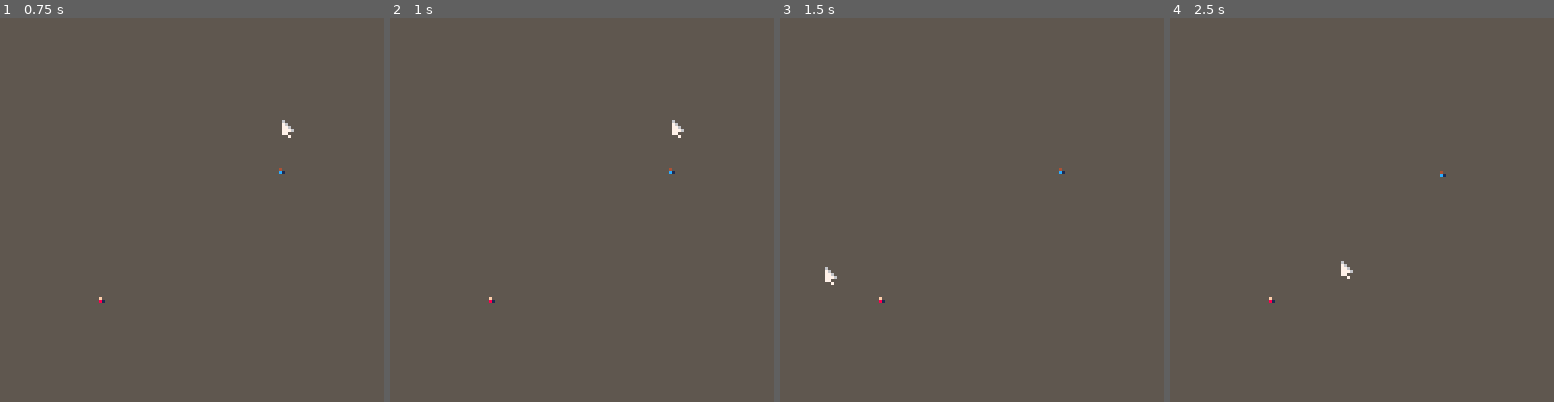
Above: before the commit, frames 1-4 (left to right).
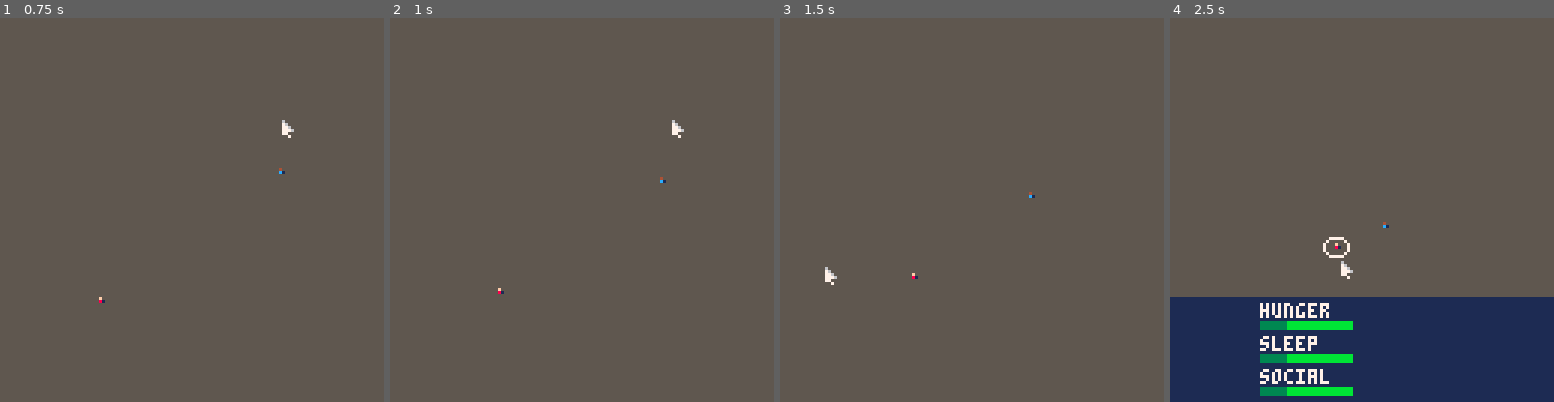
Above: after the commit, the same moments.

Repository: Grouflon/NO
Game: PICO-8 cartridge no.p8
The game is run twice, just before and just after one commit, with the same random seed, the same clock (stepped at 60 frames per second) and the same inputs.
Inputs (mouse positions are in pixels of both pictures, inside the frame that each line leads up to):
- Up to frame 1 (0.75 s): click (280, 121) at 0.67 s; tap O (Z key) at 0.7 s
- Up to frame 2 (1 s): no input
- Up to frame 3 (1.5 s): click (826, 267) at 1.22 s
- Up to frame 4 (2.5 s): tap O (Z key) at 1.7, 2.1 s; click (1277, 114) at 1.77 s; click (1342, 259) at 2.32 s

Frame 1 is identical in both runs. In frame 2, less than 0.1% of the frame differs, in the area x 25-75%, y 39-75%; in frame 3, less than 0.1%; in frame 4, 28%, in the area x 0-100%, y 39-100%.

Commit message:
pin ui when chating

Diff:
--- a/game.lua
+++ b/game.lua
@@ -3,6 +3,7 @@
 --constants
 skin_color={4,15}
 clothes_color={2,3,8,10,11,12,14}
+talk_anim={2,2,3,2,6,2,3,2,6,2,0,4,5,7,5,7,5,7,0,0}
 
 agent_count=2
 wait_range={1*60,4*60}
@@ -12,6 +13,7 @@
 --variables
 agents={}
 actions={}
+pins={}
 
 m_pos=vec2()
 m_pressed={false,false}
@@ -28,6 +30,7 @@
 		agents=_agents or {},
 		args={_p0,_p1,_p2,_p3},
 		alive=true,
+		stop_f=nil,
 	}
 	foreach(_agents,function(_a)
 		add(_a.actions,_act)
@@ -45,7 +48,7 @@
 
 function action_update(_act)
 	if (not _act) return
-	coresume(_act.co,_act.agents,_act.args[1],_act.args[2],_act.args[3],_act.args[4])
+	coresume(_act.co,_act,_act.args[1],_act.args[2],_act.args[3],_act.args[4])
 	if (action_isalive(_act)) return
 
 	action_stop(_act)
@@ -53,6 +56,7 @@
 
 function action_stop(_act)
 	if (not _act) return
+	if (_act.stop_f) _act.stop_f(_act)
 	foreach(_act.agents,function(_a) del(_a.actions,_act) end)
 	del(actions,_act)
 	_act.alive=false
@@ -60,8 +64,8 @@
 
 --AGENT
 function agent_goto(_a,_target,_speed)
-	local _f=function(_agents,_target,_speed)
-		local _a=_agents[1]
+	local _f=function(_act,_target,_speed)
+		local _a=_act.agents[1]
 		_speed=_speed or wander_speed
 		_target=_target:copy()
 		local _origin=_a.pos:copy()
@@ -83,7 +87,7 @@
 end
 
 function agent_wait(_a,_time)
-	local _f=function(_agents,_time)
+	local _f=function(_act,_time)
 		local _timer=_time
 		while(_timer>0) do
 			_timer-=1
@@ -94,7 +98,29 @@
 end
 
 function agent_chat(_a1,_a2,_time)
-
+	local _f=function(_act,_time)
+		local _a1,a2=_act.agents[1], _act.agents[2]
+		local _delta=_a2.pos-_a1.pos
+		local _meet_pos=_a1.pos+_delta*0.5
+		local _goto1=agent_goto(_a1,_meet_pos-vec2(3,0),order_speed)
+		local _goto2=agent_goto(_a2,_meet_pos+vec2(3,0),order_speed)
+		while(action_isalive(_goto1) and action_isalive(_goto2)) do
+			yield()
+		end
+
+		_act.pin=pin_create(_meet_pos.x,_meet_pos.y-3,1,talk_anim)
+		local _wait1=agent_wait(_a1,_time)
+		local _wait2=agent_wait(_a2,_time)
+		while(action_isalive(_wait1) and action_isalive(_wait2)) do
+			yield()
+		end
+	end
+
+	local _act=action_create(_f,{_a1,_a2},_time)
+	_act.stop_f=function(_act)
+		if (_act.pin) pin_destroy(_act.pin)
+	end
+	return _act
 end
 
 function agent(_id,_pos)
@@ -164,6 +190,41 @@
 	print(_name,_x,_y-6,7)
 end
 
+function pin_create(_x,_y,_c,_anim)
+	local _p={
+		pos=vec2(_x,_y),
+		col=_c,
+		anim=_anim,
+		anim_i=0,
+		anim_t=0,
+	}
+	add(pins,_p)
+	return _p
+end
+
+function pin_destroy(_p)
+	del(pins, _p)
+end
+
+function pin_draw(_p)
+	local _x,_y=_p.pos.x,_p.pos.y
+	local _c=_p.col
+	local _circy=_y-6
+	local _r=4
+	circfill(_x,_circy,_r,_c)
+	spr(_p.anim[_p.anim_i+1],_x-2,_circy-2)
+	--line(_x-2,_y-3,_x+2,_y-3,_c)
+	line(_x-2,_y-2,_x+2,_y-2,_c)
+	line(_x-1,_y-1,_x+1,_y-1,_c)
+	pset(_x,_y,_c)
+
+	_p.anim_t+=1
+	if (_p.anim_t==9) then
+		_p.anim_t=0
+		_p.anim_i=(_p.anim_i+1)%#_p.anim
+	end
+end
+
 -- SYSTEM
 function _init()
 	printh("-----INIT-----")
@@ -222,6 +283,11 @@
 		agent_goto(selected,m_pos,order_speed)
 		selected.mode=0
 		sfx(0)
+	end
+	if (btn(4)) then
+		agent_stop_actions(agents[1])
+		agent_stop_actions(agents[2])
+		agent_chat(agents[1], agents[2],4*60)
 	end
 
 	-- actions
@@ -268,6 +334,9 @@
 	-- agents
 	foreach(agents, agent_draw)
 
+	-- pins
+	foreach(pins, pin_draw)
+
 	-- panel
 	if (selected) panel_draw(selected, 35)
 
--- a/no.p8
+++ b/no.p8
@@ -5,11 +5,11 @@
 #include game.lua
 
 __gfx__
-00000000060000000000000000000000000000000000000000000000000000000000000000000000000000000000000000000000000000000000000000000000
-00000000076000000000000000000000000000000000000000000000000000000000000000000000000000000000000000000000000000000000000000000000
-00700700077600000000000000000000000000000000000000000000000000000000000000000000000000000000000000000000000000000000000000000000
-00077000077760000000000000000000000000000000000000000000000000000000000000000000000000000000000000000000000000000000000000000000
-00077000077000000000000000000000000000000000000000000000000000000000000000000000000000000000000000000000000000000000000000000000
-00700700000700000000000000000000000000000000000000000000000000000000000000000000000000000000000000000000000000000000000000000000
+00000000060000000777000007770000077700000777000007770000077700000000000000000000000000000000000000000000000000000000000000000000
+00000000076000007777700071177000777770007777700077777000733770000000000000000000000000000000000000000000000000000000000000000000
+00000000077600007777700077777000777770007733700077117000777770000000000000000000000000000000000000000000000000000000000000000000
+00000000077760000777000007770000077700000777000007770000077700000000000000000000000000000000000000000000000000000000000000000000
+00000000077000000700000007000000000700000007000007000000000700000000000000000000000000000000000000000000000000000000000000000000
+00000000000700000000000000000000000000000000000000000000000000000000000000000000000000000000000000000000000000000000000000000000
 
 
